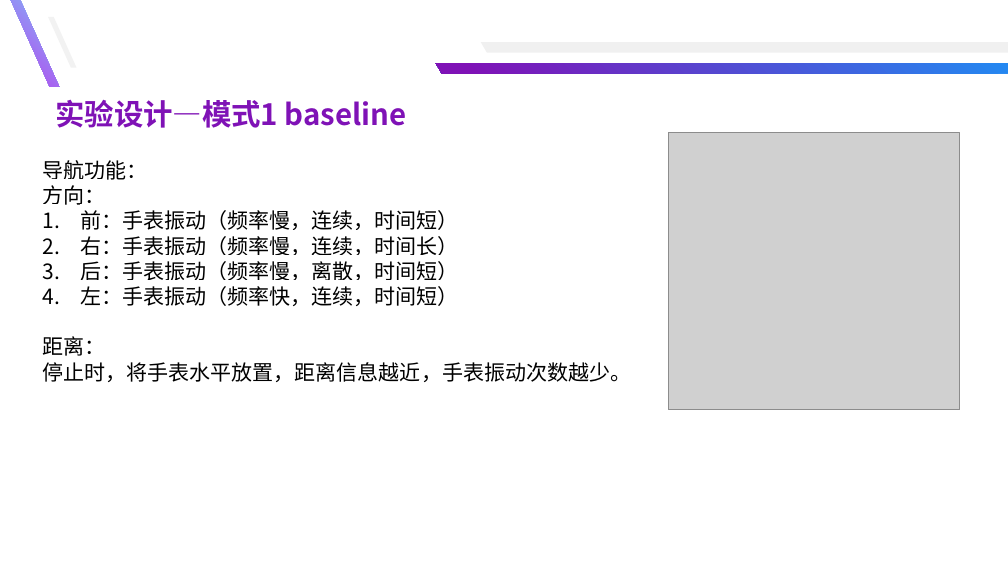
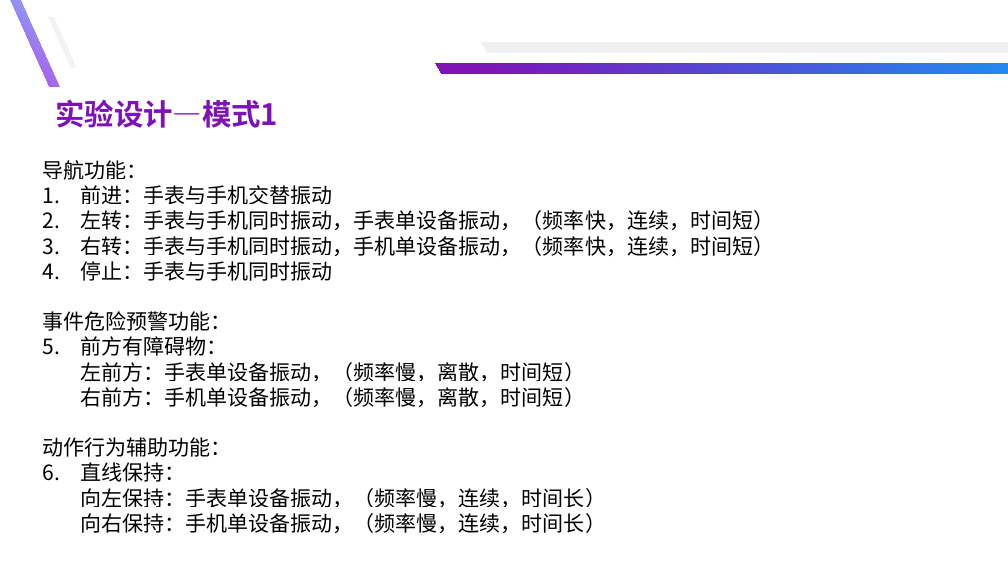
Before and after one commit to yuyongsong/Paper, a slide deck: slide 17 of 总结汇报-余泳松 - 副本.pptx (slide 8 before the commit). Drawn at 1008x567 pixels with LibreOffice and Linux fonts; fonts in the diff are those of the drawing; grey boxes stand for pictures. Boxes give left, top, right and bottom in pixels: in the first picture for what was removed or moved away, otherwise in the second. Text is boxed around its words. In the diff, an @@ line names an element or a change of style, - is before the commit and + after.

```diff
--- a/总结汇报-余泳松 - 副本.pptx
+++ b/总结汇报-余泳松 - 副本.pptx
@@ text at (55, 99, 278, 128): text changed @@
-实验设计—模式1 baseline
+实验设计—模式1
@@ picture removed at (668, 132, 960, 410) @@
@@ text at (42, 185, 774, 533): text changed @@
-方向：
-1. 前：手表振动（频率慢，连续，时间短）
-2. 右：手表振动（频率慢，连续，时间长）
-3. 后：手表振动（频率慢，离散，时间短）
-4. 左：手表振动（频率快，连续，时间短）
-距离：
-停止时，将手表水平放置，距离信息越近，手表振动次数越少。
+1. 前进：手表与手机交替振动
+2. 左转：手表与手机同时振动，手表单设备振动，（频率快，连续，时间短）
+3. 右转：手表与手机同时振动，手机单设备振动，（频率快，连续，时间短）
+4. 停止：手表与手机同时振动
+事件危险预警功能：
+1. 前方有障碍物：
+左前方：手表单设备振动，（频率慢，离散，时间短）
+右前方：手机单设备振动，（频率慢，离散，时间短）
+动作行为辅助功能：
+1. 直线保持：
+向左保持：手表单设备振动，（频率慢，连续，时间长）
+向右保持：手机单设备振动，（频率慢，连续，时间长）
```
Also in this commit, not shown: 4 other slides changed, 18 slides added, 9 slides removed, 1 other file.
